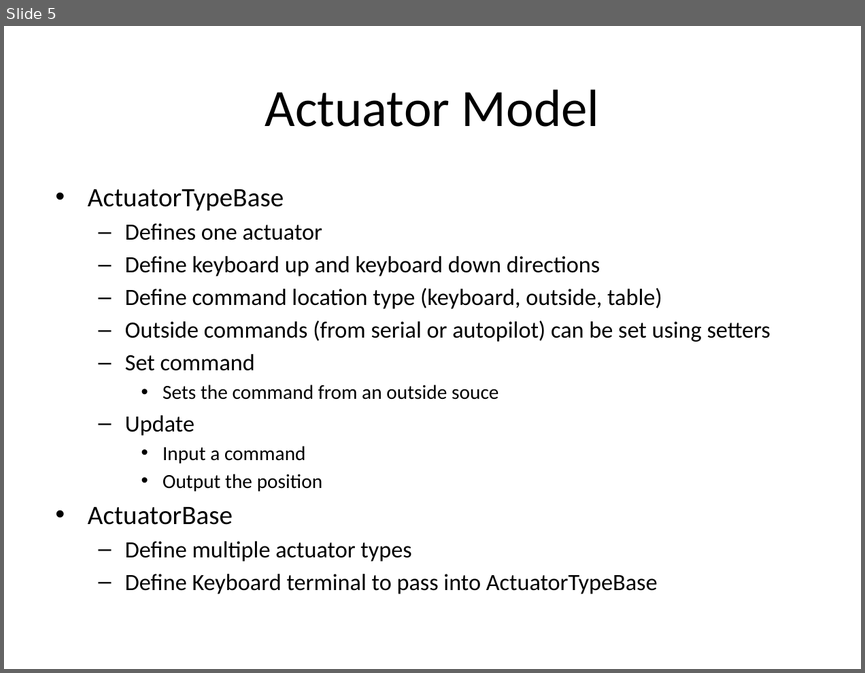
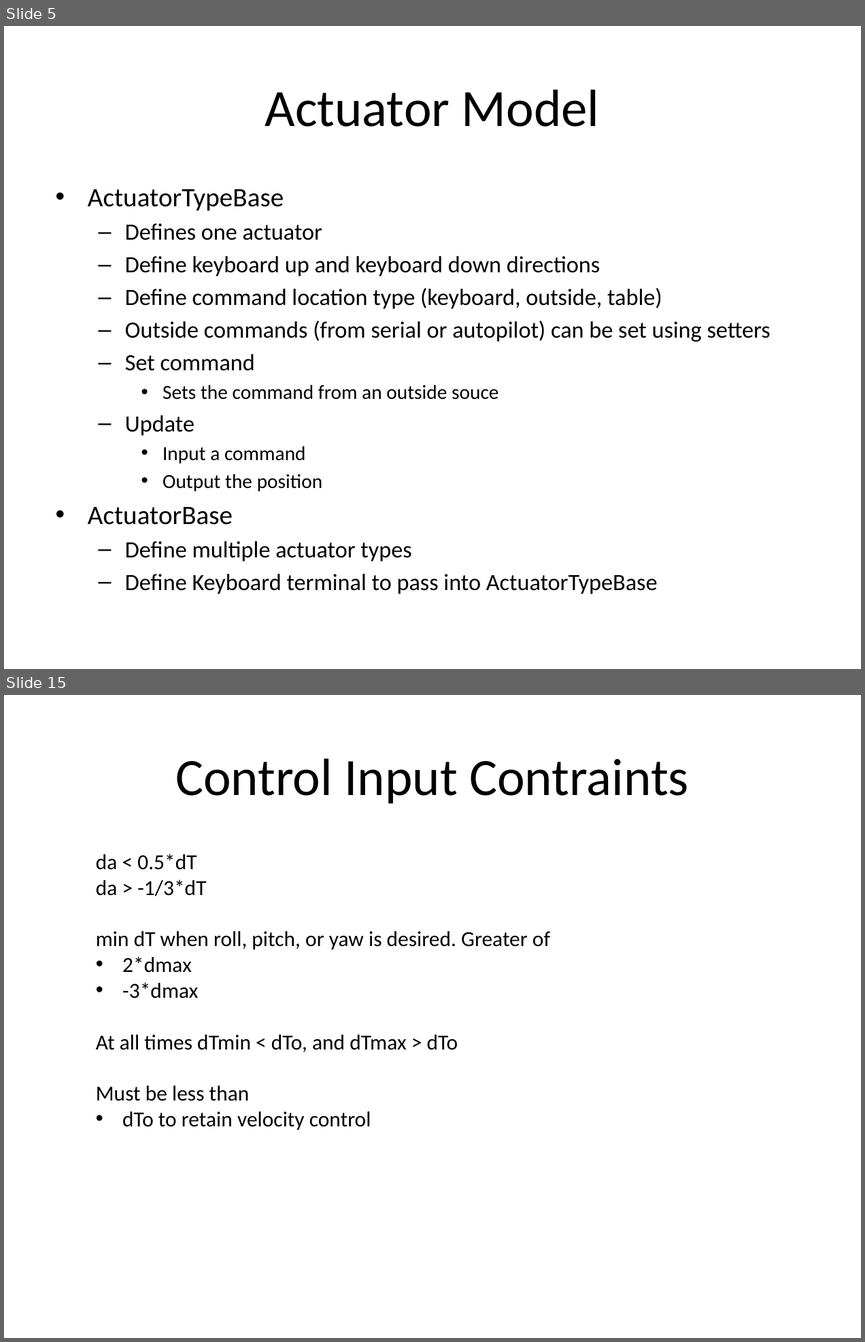
Before and after one commit to malex2/Cpp-Aircraft-Simulation, a slide deck: Simulation Outline.pptx. Shown one above the other, each under a label of ours: slide 5 before the commit, slides 5 and 15 after it; the slides between them are not shown. The pictures are 865x673 and 865x1342 pixels, drawn with LibreOffice and Linux fonts; fonts in the diff are those of the drawing. Boxes give left, top, right and bottom in pixels: in the first picture for what was removed or moved away, otherwise in the second. Text is boxed around its words. In the diff, an @@ line names an element or a change of style, - is before the commit and + after.

Commit message:
Reduce controller variable space and update controller

```diff
--- a/Simulation Outline.pptx
+++ b/Simulation Outline.pptx
@@ slide 15 added at [4,695,861,1338], background #FFFFFF @@
@@ title added at [175,758,689,804], 44 pt, text #000000 @@
+Control Input Contraints
@@ text added at [96,853,550,1130], 18 pt, text #000000 @@
+da < 0.5*dT
+da > -1/3*dT
+min dT when roll, pitch, or yaw is desired. Greater of
+• 2*dmax
+• -3*dmax
+At all times dTmin < dTo, and dTmax > dTo
+Must be less than
+• dTo to retain velocity control
```
Also in this commit, not shown: 23 other slides added, 29 other files.
